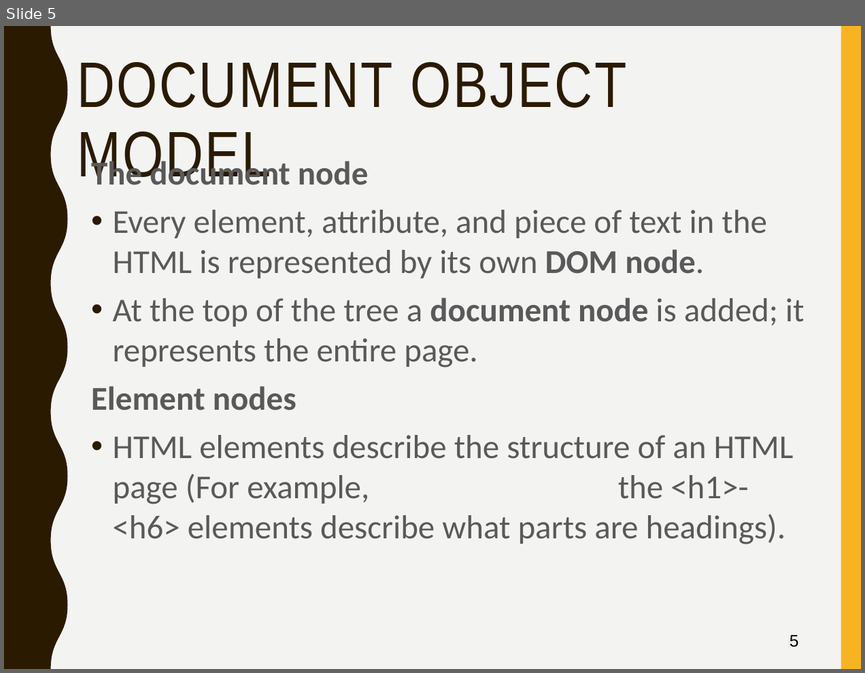
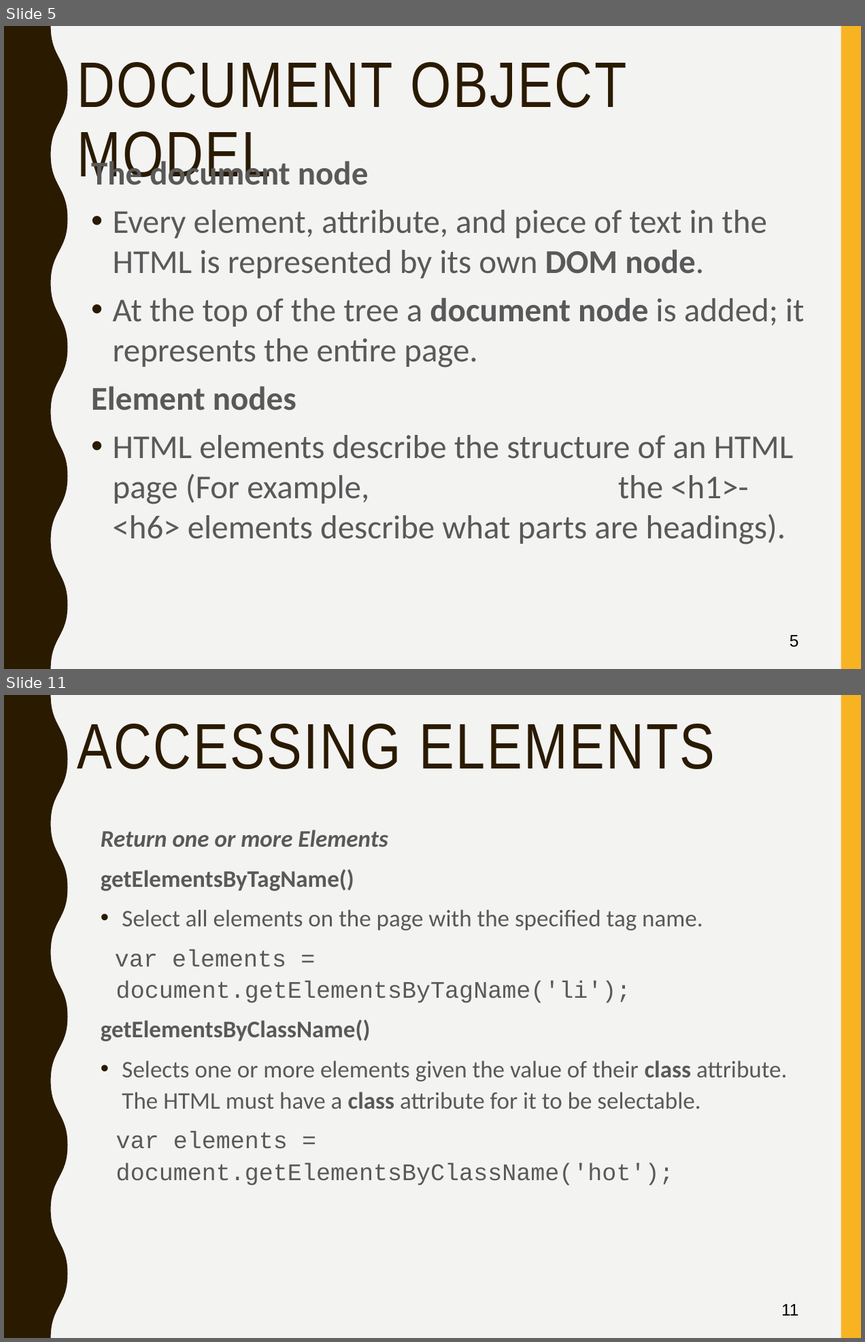
Before and after one commit to mlyngweb1/Website-Development-2-src, a slide deck: topic-04-JavaScript-3/talk-1/talk-1.pptx. Shown one above the other, each under a label of ours: slide 5 before the commit, slides 5 and 11 after it; the slides between them are not shown. The pictures are 865x673 and 865x1342 pixels, drawn with LibreOffice and Linux fonts; fonts in the diff are those of the drawing. Boxes give left, top, right and bottom in pixels: in the first picture for what was removed or moved away, otherwise in the second. Text is boxed around its words. In the diff, an @@ line names an element or a change of style, - is before the commit and + after.

```diff
--- a/topic-04-JavaScript-3/talk-1/talk-1.pptx
+++ b/topic-04-JavaScript-3/talk-1/talk-1.pptx
@@ slide 11 added at (4,695,861,1338), background #F3F3F2; not listed: 2 template elements that a slide beside it also shows @@
@@ title added at (77,724,715,769), 54 pt, text #2A1A00 @@
+ACCESSING ELEMENTS
@@ text added at (101,830,787,1185), 20 pt, text #595959 @@
+Return one or more Elements
+getElementsByTagName()
+• Select all elements on the page with the specified tag name.
+var elements = document.getElementsByTagName('li');
+getElementsByClassName()
+• Selects one or more elements given the value of their class attribute. The HTML must have a class attribute for it to be selectable.
+var elements = document.getElementsByClassName('hot');
@@ page number added at (781,1304,798,1315), 14 pt, text #000000 @@
+11
```
Also in this commit, not shown: 4 slides changed, 19 other slides added, 41 slides removed, 18 other files.
